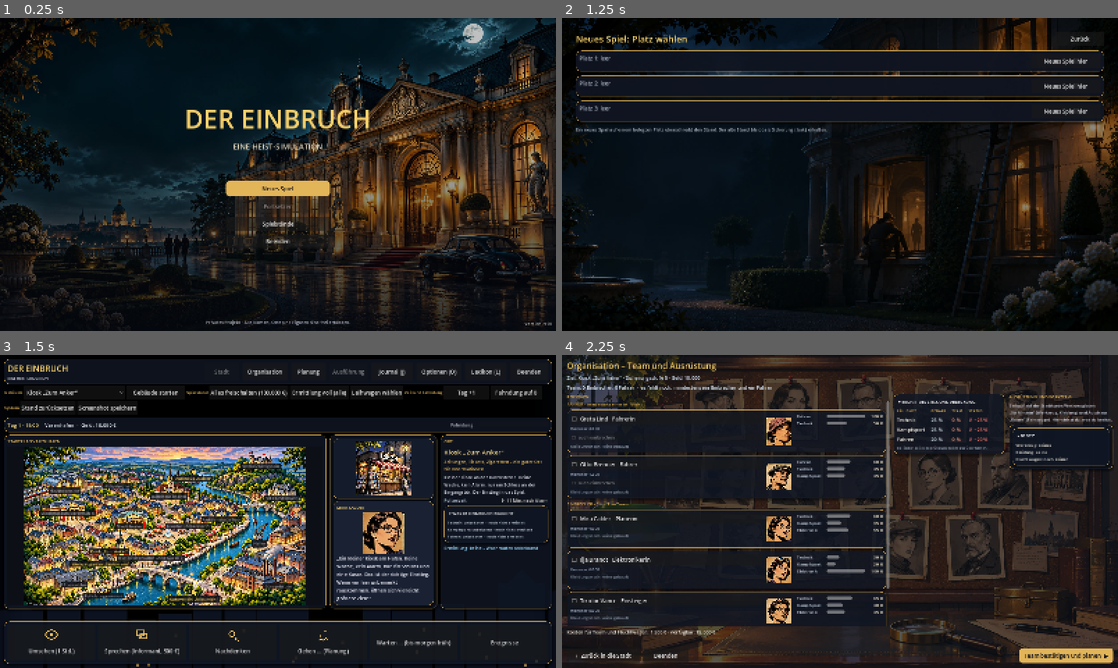
Above: before the commit, frames 1-4 (two rows, left to right).
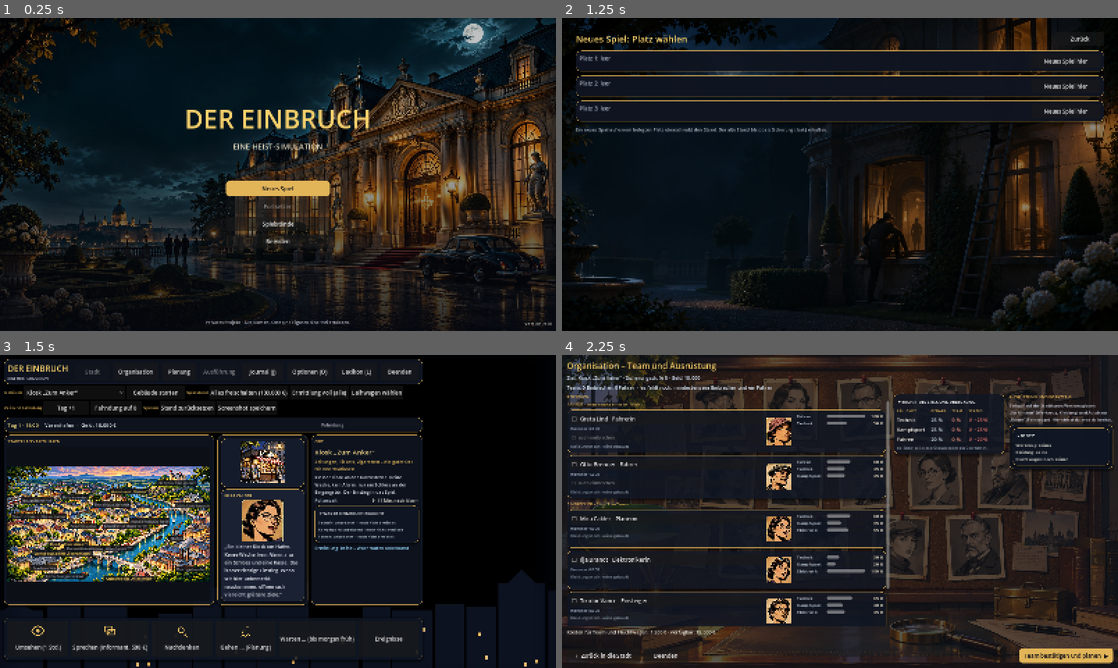
Above: after the commit, the same moments.

Repository: Martin1971-cloud/einbruch
Game: Godot game, scene res://scenes/main.tscn
Same seed, same stepped clock (60 frames per second), same inputs: the game is played once before the commit and once after it.
Inputs:
- Up to frame 1 (0.25 s): no input
- Up to frame 2 (1.25 s): click "Neues Spiel" at 0.5 s
- Up to frame 3 (1.5 s): click "Neues Spiel hier" at 1.25 s
- Up to frame 4 (2.25 s): click "Organisation" at 2 s

Frames 1-2 are identical in both runs. In frame 3, 48% of the frame differs, in the area x 0-100%, y 1-100%; in frame 4, nothing differs.

Commit message:
Stadtansicht: scrollt statt abzuschneiden (kleinstes Fenster 1024x640)
Die Stadtansicht braucht etwa 889 Pixel Höhe. Bei 640 Pixeln war die Aktionsleiste
nicht erreichbar. Jetzt liegt die Ansicht in einer Scrollfläche. Test prüft beide Größen.

Co-Authored-By: Claude Haiku 5.5 <noreply@anthropic.com>
Claude-Session: https://claude.ai/code/session_01LKpSSULuighKXwyzAG3jU1

Diff:
--- a/godot/scripts/screens/town.gd
+++ b/godot/scripts/screens/town.gd
@@ -23,7 +23,12 @@
 	var root := VBoxContainer.new()
 	root.add_theme_constant_override("separation", 8)
 	root.set_anchors_preset(Control.PRESET_FULL_RECT)
-	add_child(UI.margin(root, 12))
+	# Scrollen statt abschneiden: die Stadtansicht braucht bei kleinen Fenstern mehr Höhe als vorhanden
+	var rollen := ScrollContainer.new()
+	rollen.set_anchors_preset(Control.PRESET_FULL_RECT)
+	rollen.horizontal_scroll_mode = ScrollContainer.SCROLL_MODE_DISABLED
+	add_child(rollen)
+	rollen.add_child(UI.margin(root, 12))
 
 	root.add_child(_title_bar())
 	root.add_child(_status_bar())
--- /dev/null
+++ b/godot/tests/test_stadt_fenster.gd
@@ -0,0 +1,52 @@
+extends SceneTree
+## Stadtansicht passt in das kleinste erlaubte Fenster (1024×640) und bleibt bei 1600×900 ohne Scrollen.
+## Aufruf: godot --headless --path . --script res://tests/test_stadt_fenster.gd
+var _fails := 0
+var _schritt := 0
+var _frames := 0
+
+
+func _check(cond: bool, label: String) -> void:
+	print(("  ok   " if cond else "  FAIL ") + label)
+	if not cond:
+		_fails += 1
+
+
+func _process(_d: float) -> bool:
+	_frames += 1
+	if _frames == 2:
+		var G = root.get_node("/root/Game")
+		G.reset()
+		G.target_id = "kiosk"
+		var main = load("res://scenes/main.tscn").instantiate()
+		root.add_child(main)
+		main.go("town")
+		return false
+	if _frames < 6:
+		return false
+	var fenster = root.get_child(root.get_child_count() - 1)
+	var stadt = fenster.current
+	var rollen: ScrollContainer = null
+	for ch in stadt.get_children():
+		if ch is ScrollContainer:
+			rollen = ch
+	_check(rollen != null, "Stadtansicht hat eine Scrollfläche")
+	if rollen == null:
+		quit(1)
+		return true
+	var zeiten := [Vector2i(1024, 640), Vector2i(1600, 900)]
+	var z: Vector2i = zeiten[_schritt]
+	DisplayServer.window_set_size(z)
+	root.size = z
+	stadt.size = Vector2(z)
+	rollen.size = Vector2(z)
+	var inhalt: Control = rollen.get_child(0)
+	var hoehe := inhalt.get_combined_minimum_size().y
+	_check(z.y == 640 or hoehe <= 900, "Inhalt bei %dx%d: Mindesthöhe %d" % [z.x, z.y, hoehe])
+	if z.y == 900:
+		_check(hoehe <= 900, "Bei 900 Pixeln ohne Scrollen (Höhe %d)" % hoehe)
+	_schritt += 1
+	if _schritt >= zeiten.size():
+		print("Fehler: %d" % _fails)
+		quit(1 if _fails > 0 else 0)
+	return false
